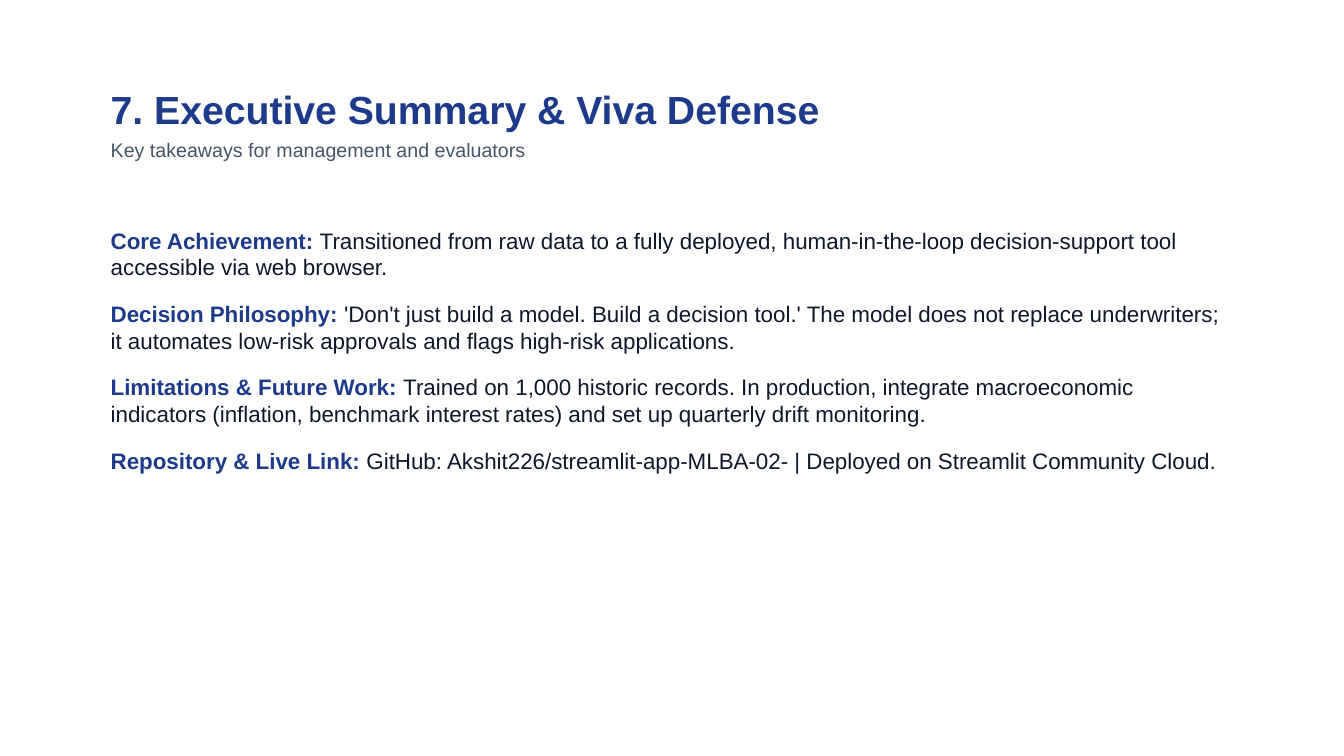
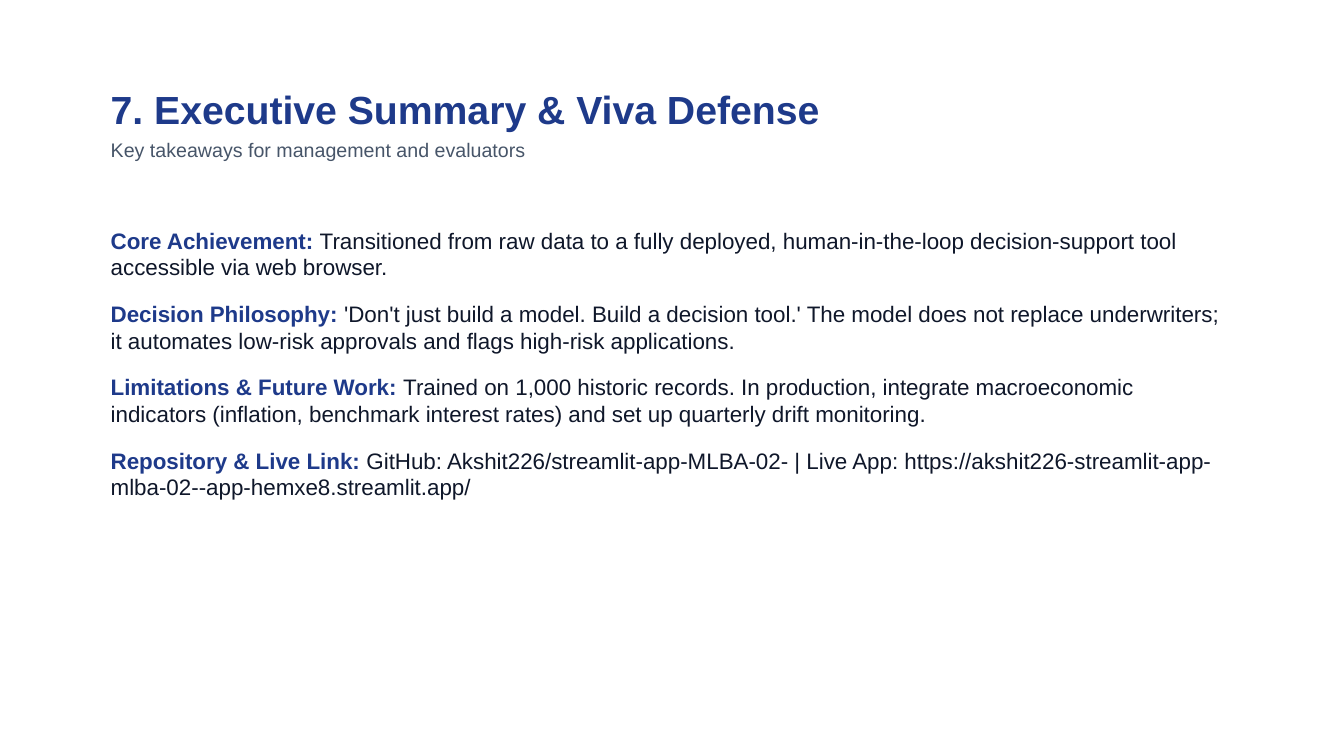
Before and after one commit to Akshit226/streamlit-app-MLBA-02-, a slide deck: slide 8 of MLBA_Assignment_2_Presentation.pptx. Drawn at 1344x756 pixels with LibreOffice and Linux fonts; fonts in the diff are those of the drawing. Boxes give left, top, right and bottom in pixels: in the first picture for what was removed or moved away, otherwise in the second. Text is boxed around its words. In the diff, an @@ line names an element or a change of style, - is before the commit and + after.

Commit message:
Update live Streamlit application URL to active verified deployment link across all documentation, slides, and reports

```diff
--- a/MLBA_Assignment_2_Presentation.pptx
+++ b/MLBA_Assignment_2_Presentation.pptx
@@ text at <box>111,452,1210,500</box>: text changed @@
-Repository & Live Link: GitHub: Akshit226/streamlit-app-MLBA-02- | Deployed on Streamlit Community Cloud.
+Repository & Live Link: GitHub: Akshit226/streamlit-app-MLBA-02- | Live App: https://akshit226-streamlit-app-mlba-02--app-hemxe8.streamlit.app/
```
Also in this commit, not shown: 1 other slide changed, 3 other files.
